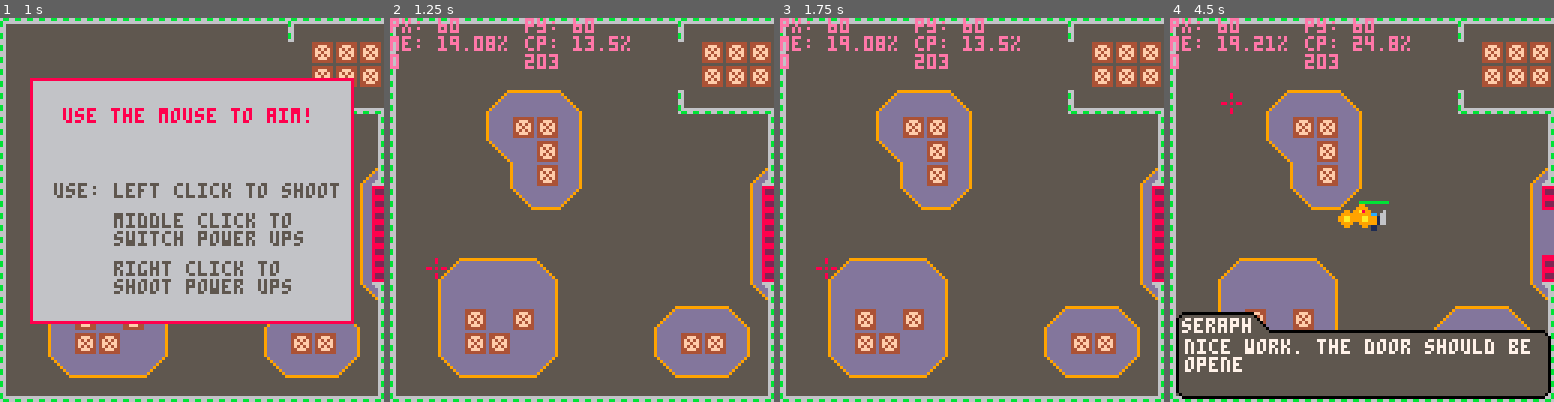
Above: before the commit, frames 1-4 (left to right).
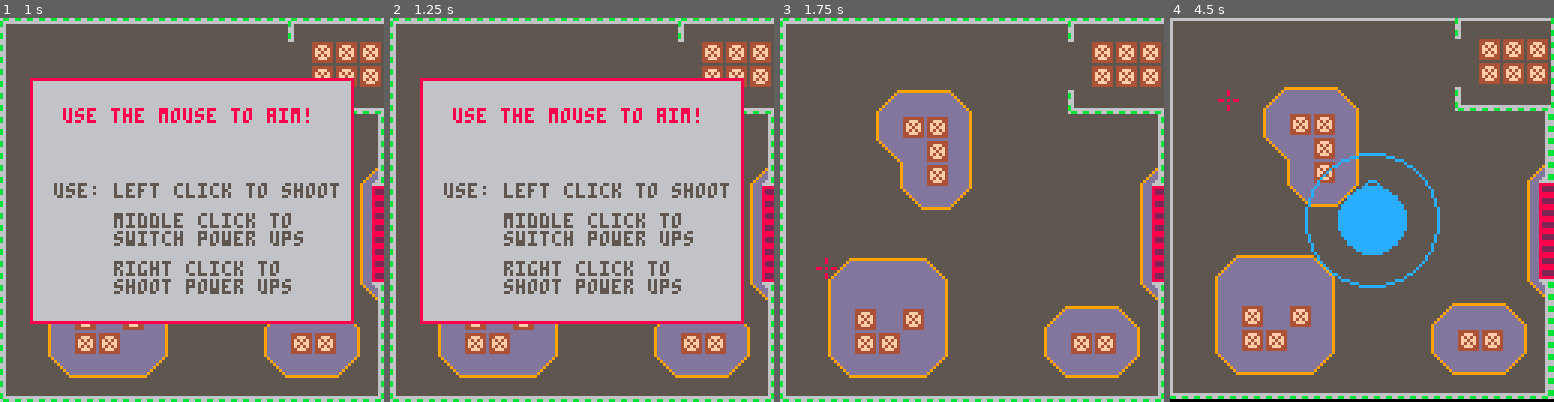
Above: after the commit, the same moments.

Repository: kbrewington/Negation
Game: PICO-8 cartridge negation.p8
Two runs of this game, one before a commit and one after it. Both use one fixed random seed, a clock stepped at 60 frames per second and the inputs below.
Inputs (mouse positions are in pixels of both pictures, inside the frame that each line leads up to):
- Up to frame 1 (1 s): tap X (X key) at 0.33 s; click (280, 121) at 0.67 s; tap O (Z key) at 0.7 s
- Up to frame 2 (1.25 s): tap X (X key) at 1.07 s; click (436, 267) at 1.22 s
- Up to frame 3 (1.75 s): hold Right from 1.6 s (still down); tap O (Z key) at 1.7 s
- Up to frame 4 (4.5 s): click (1277, 114) at 1.77 s; tap X (X key) at 1.85, 2.97, 4.08 s; release Right at 2.1 s; tap O (Z key) every 0.4 s from 2.1 to 4.1 s; hold Up 2.15-2.42 s; click (1342, 259) at 2.32 s; hold Right 2.47-3.03 s; click (1404, 106) at 2.87 s; hold Left 3.08-3.58 s; click (1465, 256) at 3.42 s; hold Down 3.63-3.97 s; click (1231, 102) at 3.97 s; hold Right from 4.02 s (still down)

Frame 1 is identical in both runs. In frame 2, 52% of the frame differs, in the area x 0-93%, y 0-80%; in frame 3, 1.6%; in frame 4, 25%.

Commit message:
Commented out debug and x button

Diff:
--- a/negation.p8
+++ b/negation.p8
@@ -1327,17 +1327,17 @@
   --========================
   --x button----------------
   --========================
-  if btnp(5) and not level_change then
-    for t in all(tele_animation) do
-      t.anim_step = t.anim_length
-    end
-    --seraph = {}
-    wait.dialog_finish = false
-    if (seraph.text == nil) kill_all_enemies(true)
-    coresume(game)
-  elseif level_change then
-    kill_all_enemies(true)
-  end
+  -- if btnp(5) and not level_change then
+  --   for t in all(tele_animation) do
+  --     t.anim_step = t.anim_length
+  --   end
+  --   --seraph = {}
+  --   wait.dialog_finish = false
+  --   if (seraph.text == nil) kill_all_enemies(true)
+  --   coresume(game)
+  -- elseif level_change then
+  --   kill_all_enemies(true)
+  -- end
 end
 
 
@@ -1436,7 +1436,7 @@
 
   if (in_skilltree) skilltree()
 
-  debug() -- always on bottom
+  --debug() -- always on bottom
 end
 
 __gfx__
